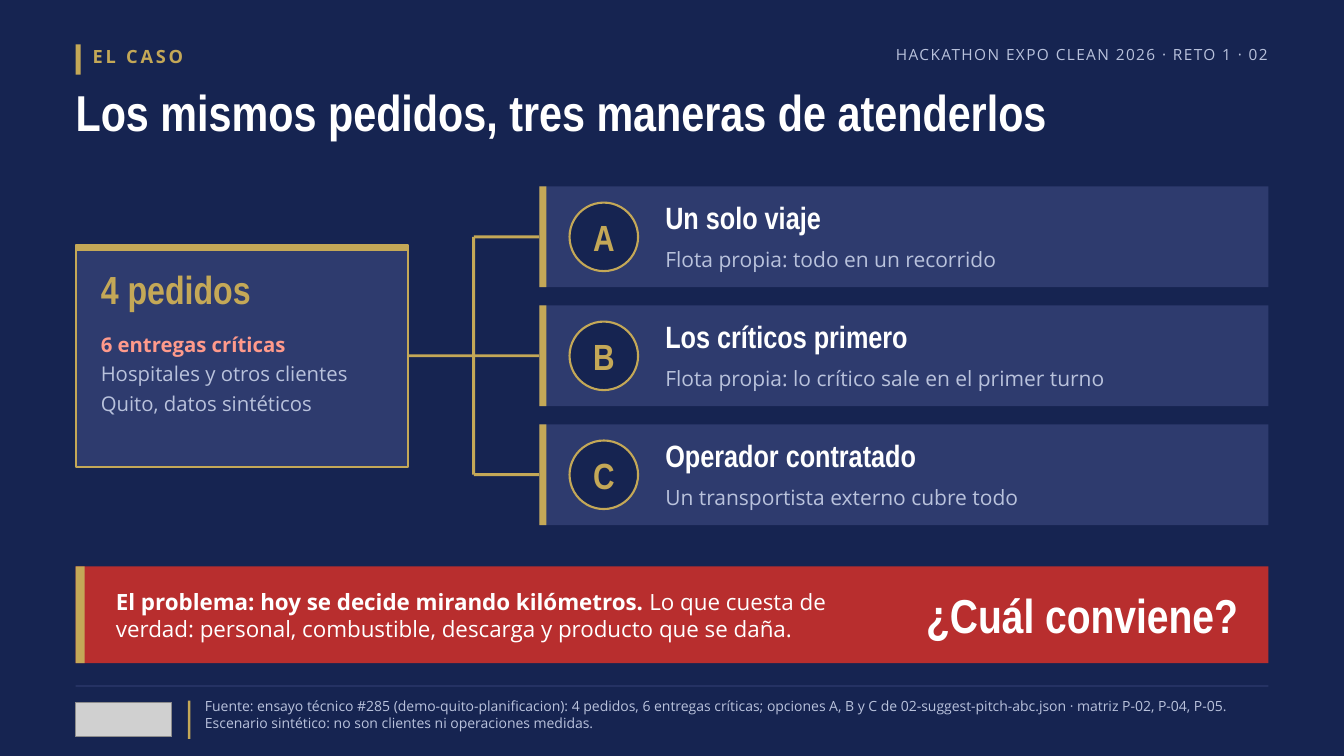
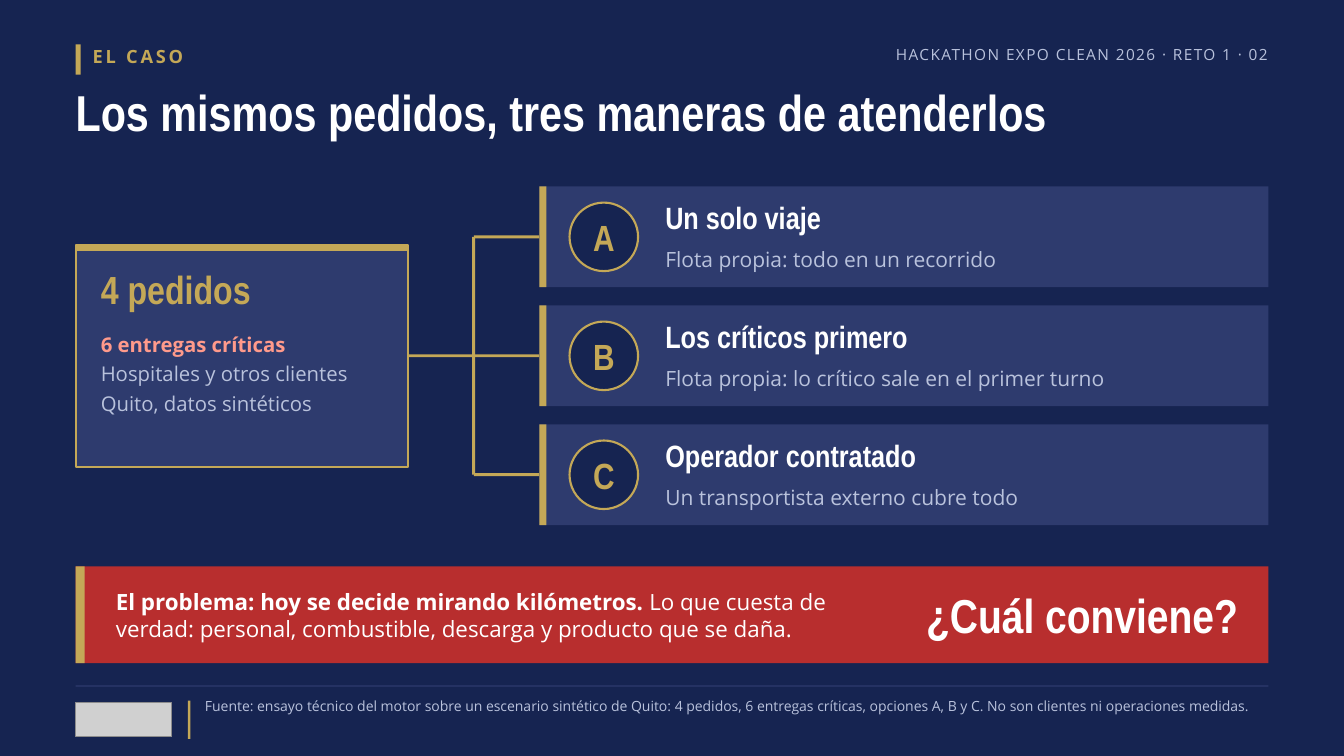
Before and after one commit to bryancito1090/istpetdev-platform, a slide deck: slide 2 of docs/specs/006-validacion-pitch-entrega/materiales/pitch-v8-revision.pptx. Drawn at 1344x756 pixels with LibreOffice and Linux fonts; fonts in the diff are those of the drawing; grey boxes stand for pictures. Boxes give left, top, right and bottom in pixels: in the first picture for what was removed or moved away, otherwise in the second. Text is boxed around its words. In the diff, an @@ line names an element or a change of style, - is before the commit and + after.

```diff
--- a/docs/specs/006-validacion-pitch-entrega/materiales/pitch-v8-revision.pptx
+++ b/docs/specs/006-validacion-pitch-entrega/materiales/pitch-v8-revision.pptx
@@ text at (x1=205, y1=700, x2=1249, y2=715): text changed @@
-Fuente: ensayo técnico #285 (demo-quito-planificacion): 4 pedidos, 6 entregas críticas; opciones A, B y C de 02-suggest-pitch-abc.json · matriz P-02, P-04, P-05. Escenario sintético: no son clientes ni operaciones medidas.
+Fuente: ensayo técnico del motor sobre un escenario sintético de Quito: 4 pedidos, 6 entregas críticas, opciones A, B y C. No son clientes ni operaciones medidas.
```
Also in this commit, not shown: 6 other slides changed, 37 other files.
